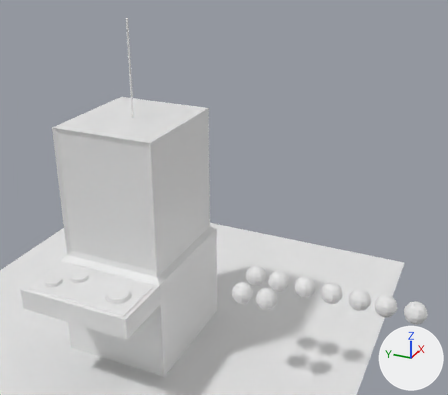
An edit to the FBX model claw machine.fbx, drawn before and after from the same camera.
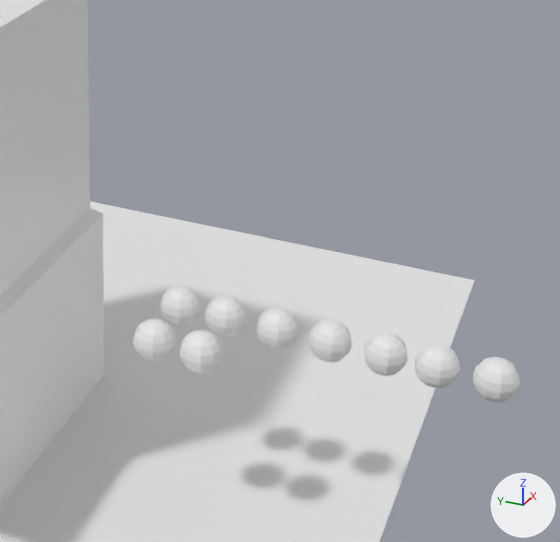
Each version appears first whole from a 50 mm lens placed at (-4.67, -3.05, 3.22), pointed at (-0.17, -1.02, 0.96), and next in a close-up on the part from 37% to 100% of the width and 31% to 100% of the height. The axes (+X, +Y, +Z) are drawn at lower right. The lights are the same throughout. Materials are left out; every surface is plain grey. Where no turn or scale is listed for an object, it has been applied to the vertices.
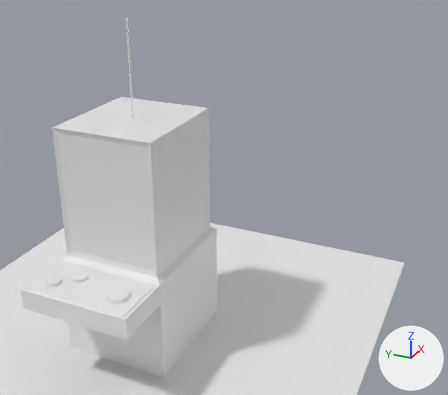
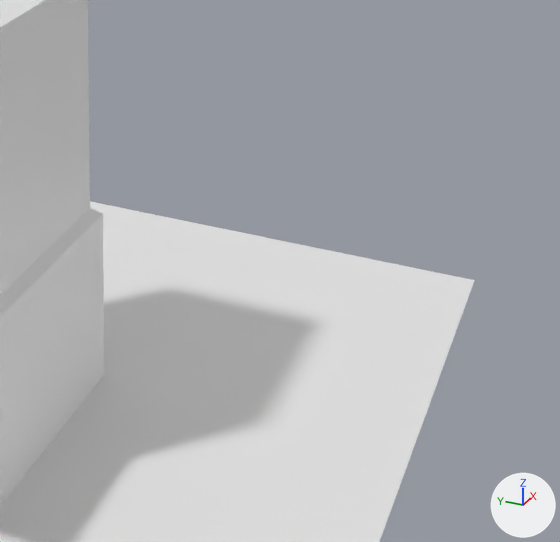
Pixel boxes [x1, y1, x2, y2] of what changed, in the close-ups (560 x 542 px):
'Sphere 8', moved, rescaled (not visible afterwards)
    before: [473, 357, 520, 403]
'Sphere 7', deleted
    before: [414, 343, 460, 388]
'Sphere 6', deleted
    before: [364, 332, 408, 376]
'Sphere quit', deleted
    before: [180, 330, 223, 374]
'Sphere 5', deleted
    before: [309, 319, 352, 362]
' Sphere settings', deleted
    before: [133, 319, 176, 362]
'Sphere 4', deleted
    before: [257, 307, 298, 350]
'Sphere 3', deleted
    before: [205, 296, 246, 337]
' Sphere 2', deleted
    before: [161, 285, 201, 327]

The change, as a list of edits to the scene's bpy script:
```text
Remove ob_sphere_4:
    ob_sphere_4 = bpy.data.objects.new('Sphere 4', me_sphere_005)
    ob_sphere_4.location = (0.072, -1.727, 0.09)
Remove ob_sphere_quit:
    ob_sphere_quit = bpy.data.objects.new('Sphere quit', me_sphere_014)
    ob_sphere_quit.location = (-0.255, -1.471, 0.09)
Change ob_sphere_8:
    ob_sphere_8.location: (0.072, -2.719, 0.09) -> (0.0, 0.0, 0.0)
    ob_sphere_8.scale: (1.0, 1.0, 1.0) -> (0.5, 0.5, 0.5)
Remove ob_sphere_5:
    ob_sphere_5 = bpy.data.objects.new('Sphere 5', me_sphere_007)
    ob_sphere_5.location = (0.072, -1.978, 0.09)
Remove ob_sphere_2:
    ob_sphere_2 = bpy.data.objects.new(' Sphere 2', me_sphere_003)
    ob_sphere_2.location = (0.072, -1.242, 0.09)
Remove ob_sphere_6:
    ob_sphere_6 = bpy.data.objects.new('Sphere 6', me_sphere_008)
    ob_sphere_6.location = (0.072, -2.234, 0.09)
Remove ob_sphere_3:
    ob_sphere_3 = bpy.data.objects.new('Sphere 3', me_sphere_004)
    ob_sphere_3.location = (0.072, -1.471, 0.09)
Remove ob_sphere_7:
    ob_sphere_7 = bpy.data.objects.new('Sphere 7', me_sphere_010)
    ob_sphere_7.location = (0.072, -2.463, 0.09)
Remove ob_sphere_settings:
    ob_sphere_settings = bpy.data.objects.new(' Sphere settings', me_sphere_013)
    ob_sphere_settings.location = (-0.255, -1.242, 0.09)
```
